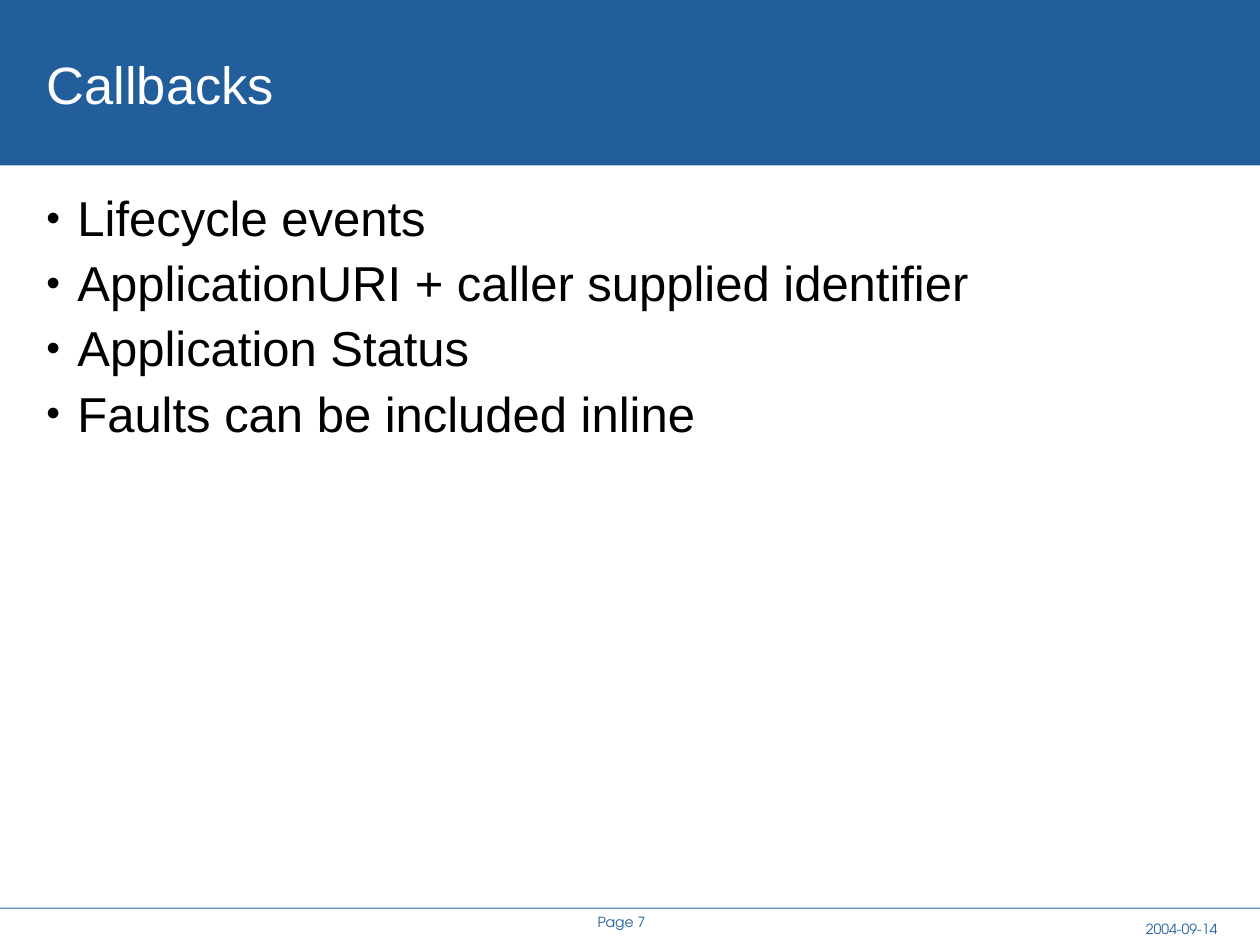
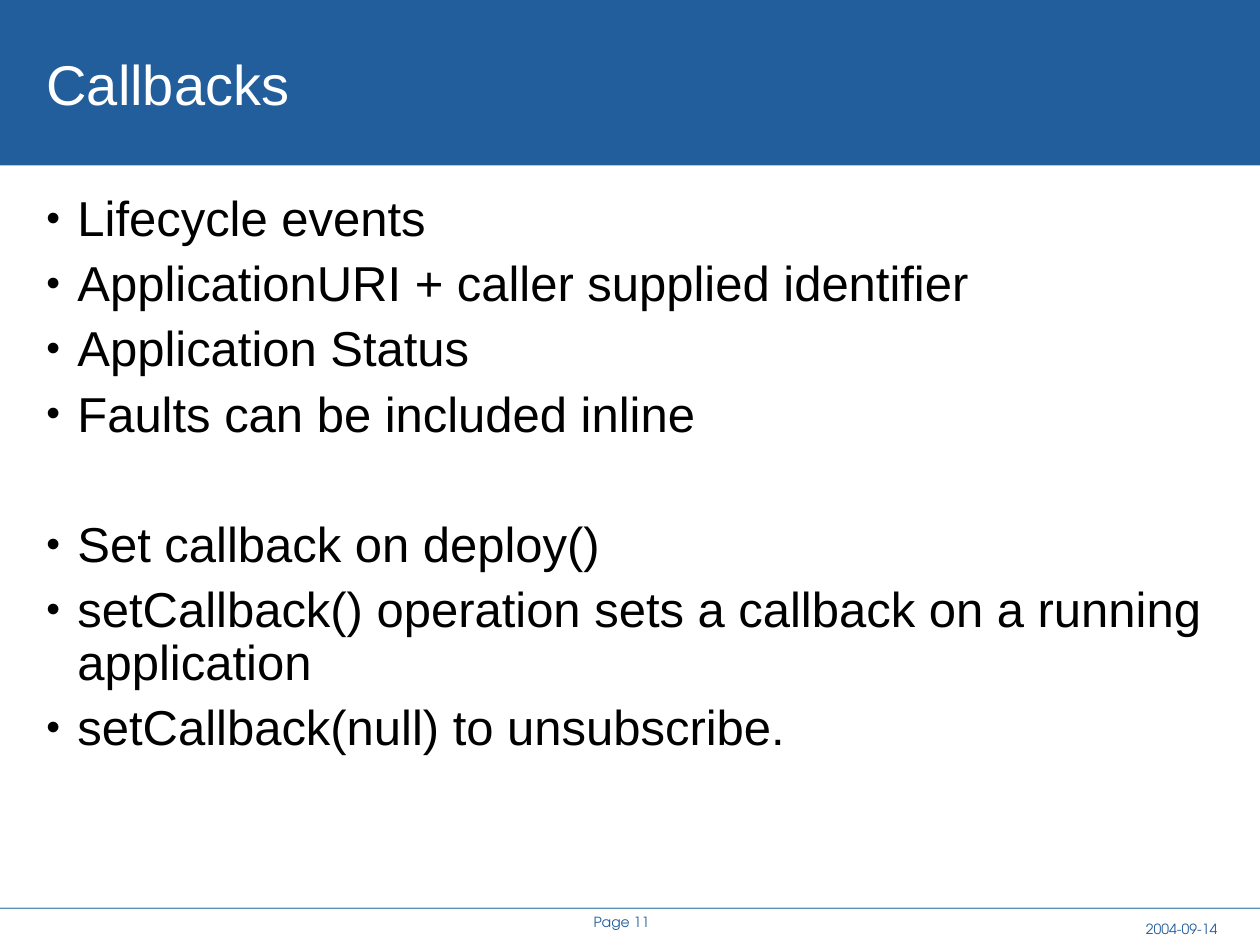
Before and after one commit to rhusar/smartfrog, a slide deck: slide 11 of core/components/cddlm/doc/A Service API for deployment.ppt (slide 7 before the commit). Drawn at 1260x945 pixels with LibreOffice and Linux fonts; fonts in the diff are those of the drawing; background and template pictures are left out. Boxes give left, top, right and bottom in pixels: in the first picture for what was removed or moved away, otherwise in the second. Text is boxed around its words. In the diff, an @@ line names an element or a change of style, - is before the commit and + after.

Commit message:
Pre demo edition; callbacks are now *working*

```diff
--- a/core/components/cddlm/doc/A Service API for deployment.ppt
+++ b/core/components/cddlm/doc/A Service API for deployment.ppt
@@ title "Callbacks" at (x1=47, y1=64, x2=290, y2=106): size 30 to 32 pt @@
@@ text at (x1=77, y1=526, x2=1201, y2=755): paragraphs added @@
+• Set callback on deploy()
+• setCallback() operation sets a callback on a running application
+• setCallback(null) to unsubscribe.
@@ page number at (x1=594, y1=916, x2=650, y2=930): text changed @@
-Page 7
+Page 11
```
Also in this commit, not shown: 9 other slides changed, 8 slides added, 19 other files.
